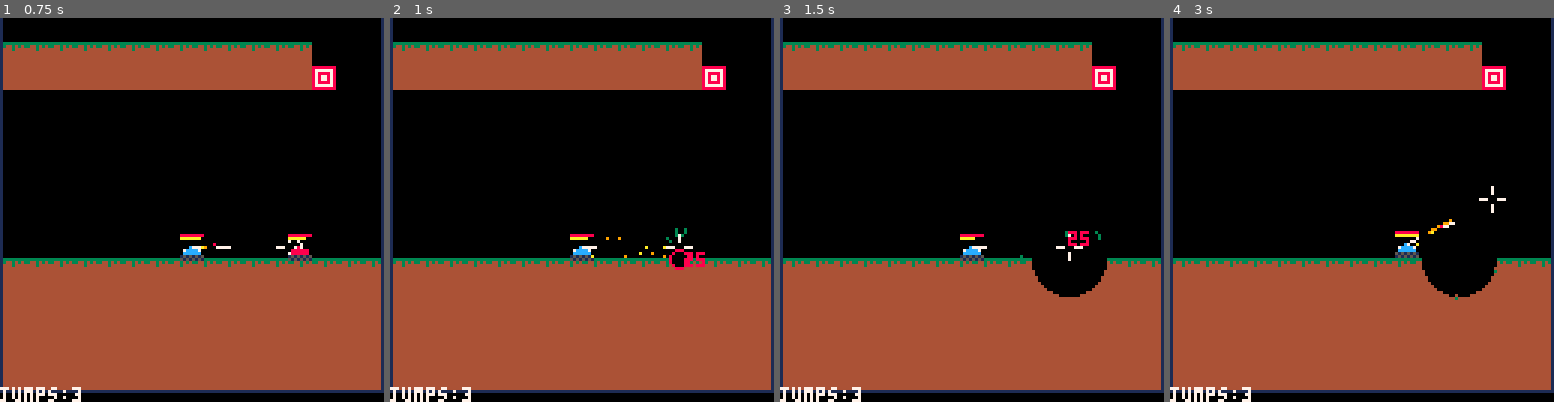
Above: before the commit, frames 1-4 (left to right).
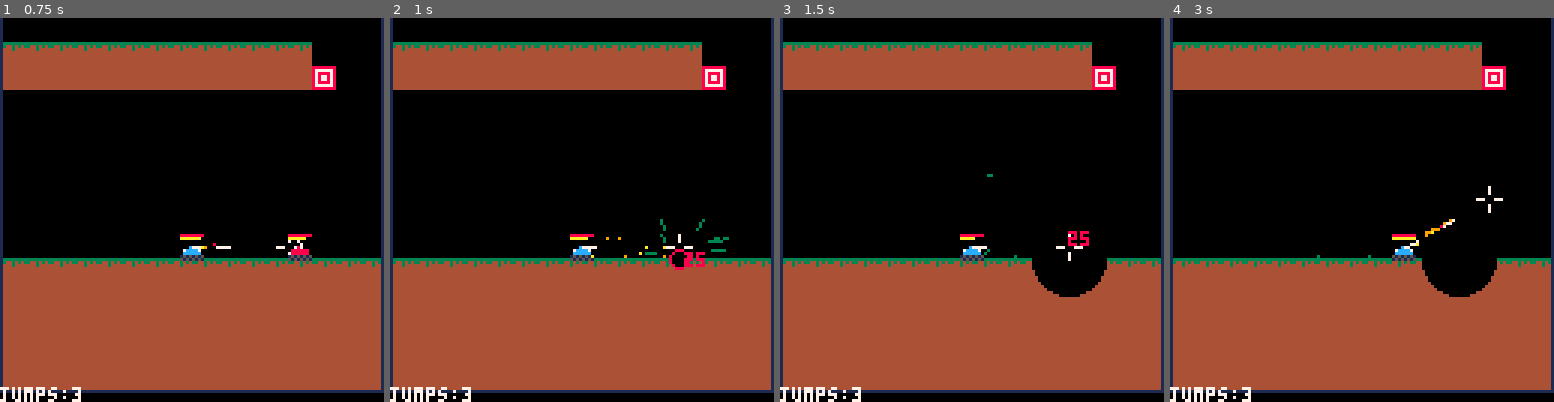
Above: after the commit, the same moments.

Repository: MarrMann/tanks.p8
Game: PICO-8 cartridge tanks.p8
The game is run twice, just before and just after one commit, with the same random seed, the same clock (stepped at 60 frames per second) and the same inputs.
Inputs:
- Up to frame 1 (0.75 s): tap X (X key) at 0.33 s; tap O (Z key) at 0.7 s
- Up to frame 2 (1 s): no input
- Up to frame 3 (1.5 s): tap X (X key) at 1.07 s
- Up to frame 4 (3 s): hold Right 1.6-2.1 s; tap O (Z key) every 0.4 s from 1.7 to 2.9 s; tap X (X key) at 1.85, 2.97 s; hold Up 2.15-2.42 s; hold Right from 2.47 s (still down)

Frame 1 is identical in both runs. In frame 2, 0.2% of the frame differs, in the area x 66-89%, y 52-62%; in frame 3, less than 0.1%; in frame 4, 0.5%, in the area x 38-88%, y 43-74%.

Commit message:
normal angle map particles

Diff:
--- a/tanks.p8
+++ b/tanks.p8
@@ -732,16 +732,20 @@
 			if not keep_alive then
 				del(shots, s)
 				-- map/dirt particles
-				n_x,n_y=get_q_normal(ex_x, ex_y)
-				p_x=ex_x+n_x*2
-				p_y=ex_y+n_y*2
 				if inf.hitcol!=0 then
+					n_x,n_y=get_q_normal(ex_x, ex_y)
+					local p_x=ex_x+n_x
+					local p_y=ex_y+n_y
+					local base_angle=atan2(n_x,n_y)
+
 					for k=1,s.stats.force do
+						local ang = base_angle + rnd(0.5)-0.25
+						local vel = rnd(s.stats.r * 0.25)+s.stats.r * 0.15
 						add(map_parts, {
 							x=flr(p_x),
 							y=flr(p_y),
-							xvel=rnd(5.0) - 2.5,
-							yvel=rnd(5.0) - 2.5,
+							xvel=cos(ang)*vel,
+							yvel=sin(ang)*vel,
 							xprev=flr(inf.prevx),
 							yprev=flr(inf.prevy),
 							life=120,
@@ -754,7 +758,7 @@
 
 		end
 
-		// particles
+		-- particles
 		for j=1,2 do
 			add(parts, {
 				x=s.x,
@@ -1512,7 +1516,7 @@
 			de.y+=1
 		end
 
-		// mirror based on player pos
+		-- mirror based on player pos
 		if p.x-de.x<0 and de.target_angle>0.5 then
 			de.target_angle-=(de.target_angle-0.5)*2
 		elseif p.x-de.x>0 and de.target_angle<0.5 then
